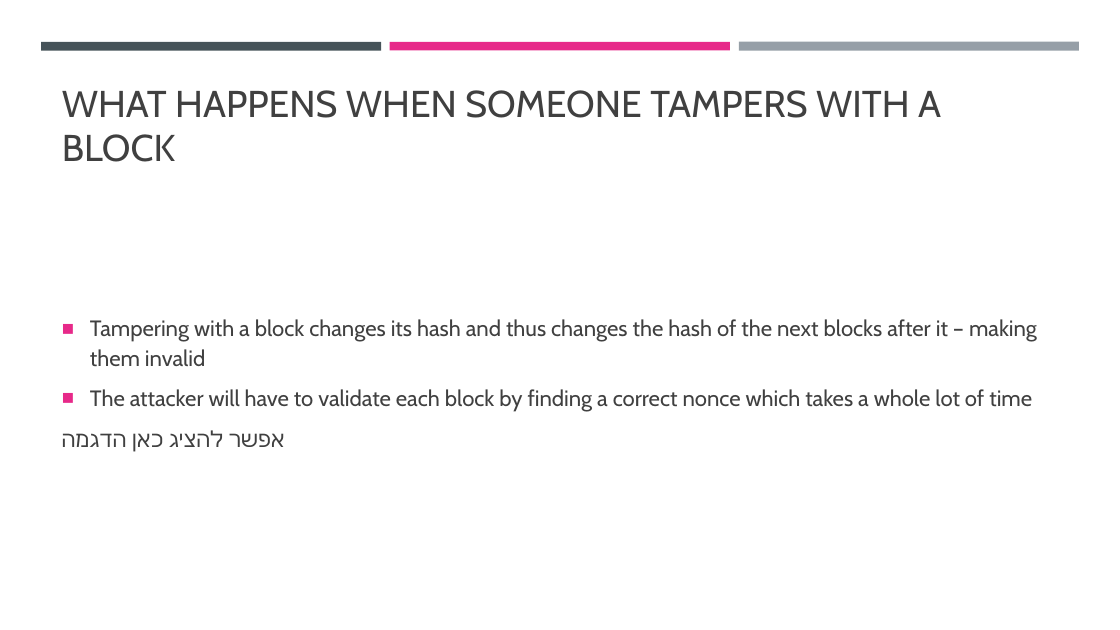
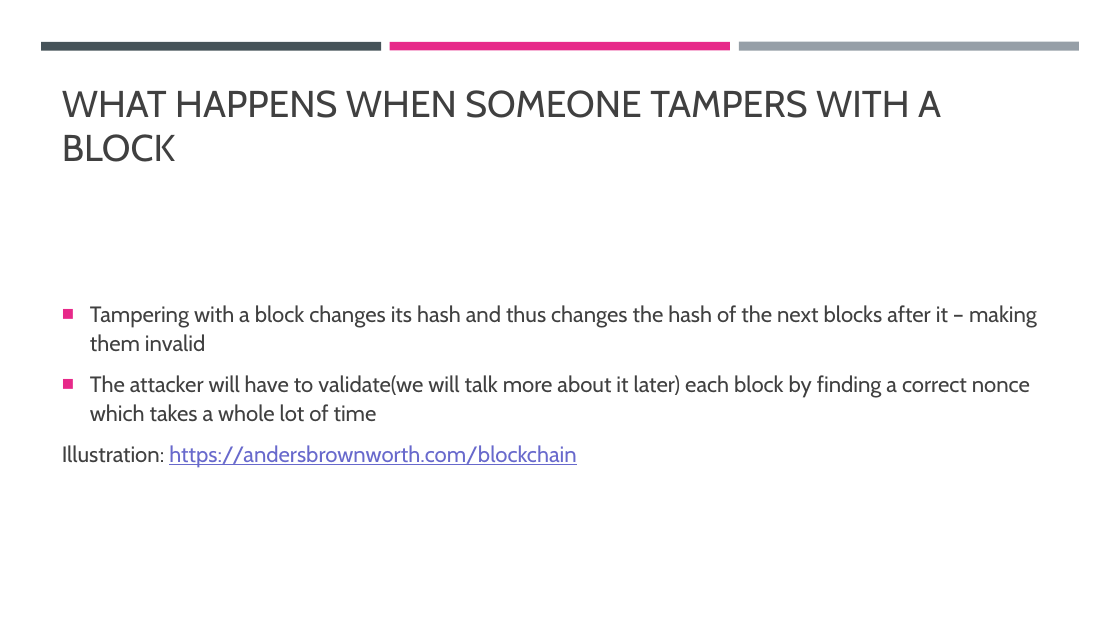
Before and after one commit to cyoni/bitcoin, a slide deck: slide 8 of bitcoin.pptx. Drawn at 1120x630 pixels with LibreOffice and Linux fonts; fonts in the diff are those of the drawing. Boxes give left, top, right and bottom in pixels: in the first picture for what was removed or moved away, otherwise in the second. Text is boxed around its words. In the diff, an @@ line names an element or a change of style, - is before the commit and + after.

```diff
--- a/bitcoin.pptx
+++ b/bitcoin.pptx
@@ text at (62,375,1030,468): text changed @@
-■ The attacker will have to validate each block by finding a correct nonce which takes a whole lot of time
-אפשר להציג כאן הדגמה
+■ The attacker will have to validate(we will talk more about it later) each block by finding a correct nonce which takes a whole lot of time
+Illustration: https://andersbrownworth.com/blockchain
```
Also in this commit, not shown: 3 other slides changed, 3 slides added.
